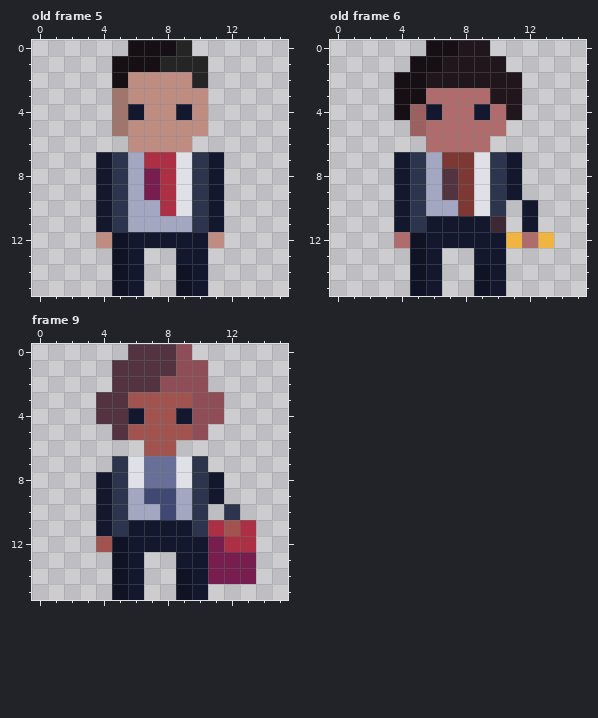
Pixel-art file -- presprites/npcs.aseprite. Above, as it was before the edit.
16x16 pixels, 12 frames. Colours within 5 levels of each other are drawn and written as one. Shown: old frame 5, old frame 6, frame 9. The commit also changed other frames, which this record leaves out.
And afterwards:
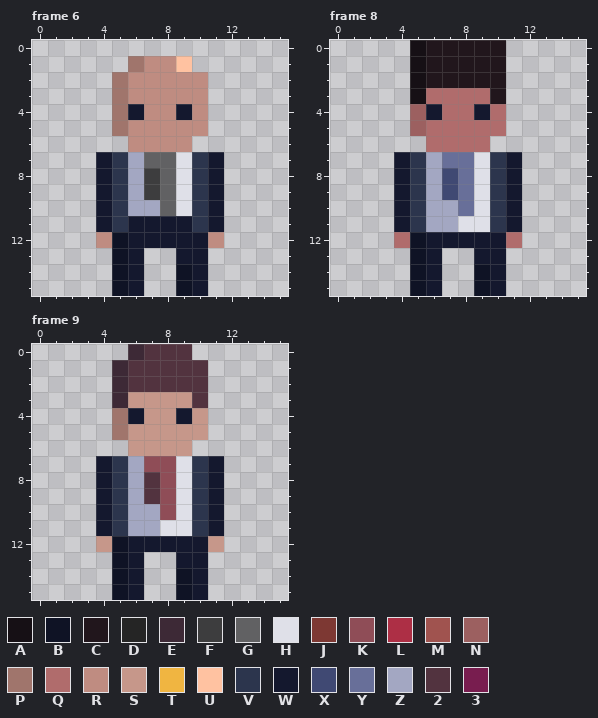
Palette (. is transparent): A #161015  B #0f1325  C #21161c  D #252525  E #3d2936  F #3d3d3e  G #616163  H #dfe0e8  J #7d3833  K #8f4d57  L #ad2f45  M #a0534f  N #9c6060  P #a0756c  Q #b06c6c  R #bf8c81  S #c6978a  T #f0b541  U #ffc2a1  V #2c354d  W #14182e  X #404973  Y #686f99  Z #a3a7c2  2 #52333f  3 #781d4f
A new or re-ordered frame is compared with the old frame closest to it.
From old to new:
frames re-ordered
Frame 6 against old frame 5:
y 0: x 6..9 AAAD -> ....
y 1: x 5..10 AAADDD -> .PRRU.
y 2: x 5 A -> P; x 10 D -> R
y 7: x 7..8 LL -> GG
y 8..9: x 7..8 3L -> FG
y 10: x 8 L -> G
y 11: x 6..9 ZZZZ -> WWWW
Frame 8 against old frame 6:
y 0: x 5..7 .AA -> ACC; x 10 . -> C
y 1: x 6 A -> C
y 2..4: x 4 A -> .; x 11 C -> .
y 7: x 7..8 JJ -> YY
y 8..9: x 7..8 2J -> XY
y 10: x 8 J -> Y; x 11..12 .W -> W.
y 11: x 6..12 WWWWE.W -> ZZHHVW.
y 12: x 11..13 TQT -> Q..
Frame 9:
y 0: x 6 2 -> E; x 9 K -> 2
y 1: x 5 2 -> E; x 9..10 KK -> 22
y 2: x 5 2 -> E; x 8..10 KKK -> 222
y 3: x 4..11 22MMMMKK -> .ESSSS2.
y 4: x 4..5 22 -> .P; x 7..8 MM -> SS; x 10..11 KK -> S.
y 5: x 5..10 2MMMMK -> PSSSSS
y 6: x 6..9 .MM. -> SSSS
y 7: x 4 . -> W; x 6..8 HYY -> ZKK; x 11 . -> W
y 8: x 6..8 HYY -> Z2K
y 9: x 7..9 XXZ -> 2KH
y 10: x 8..9 XZ -> KH; x 11..12 .V -> W.
y 11: x 6..9 WWWW -> ZZHH; x 11..13 LML -> W..
y 12: x 4 M -> S; x 11..13 3LL -> S..
y 13..14: x 11..13 333 -> ...
Pixel boxes of the changes (left, top, right, bottom) in both pictures:
changed: (112, 40, 208, 88)
changed: (128, 152, 192, 232)
changed: (394, 40, 554, 248)
changed: (96, 344, 256, 584)
